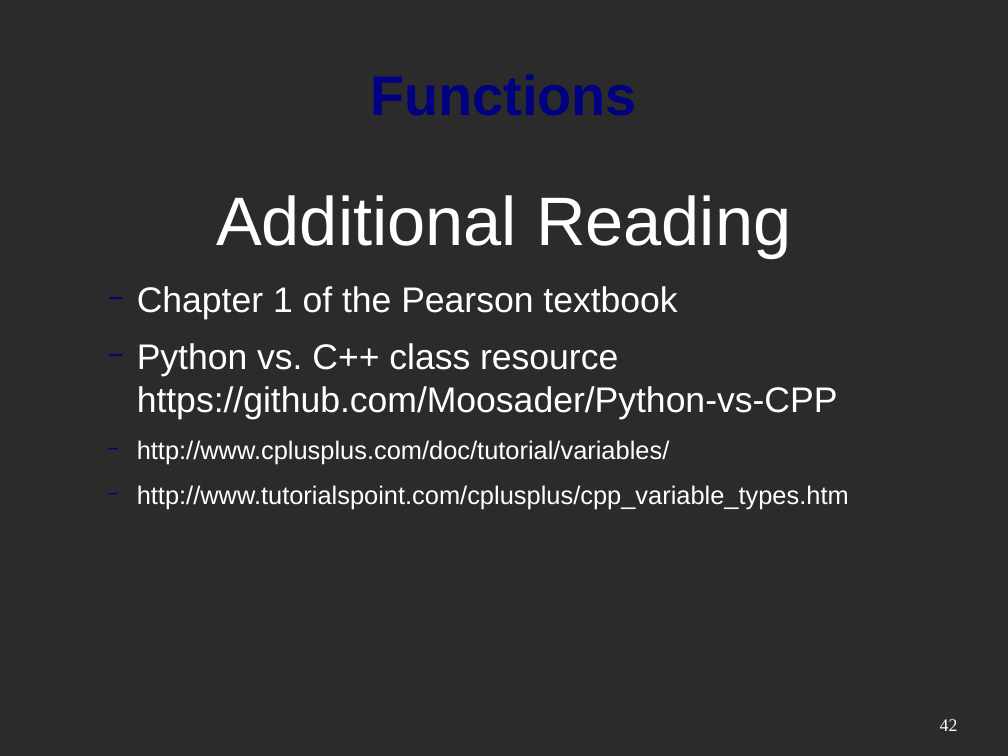
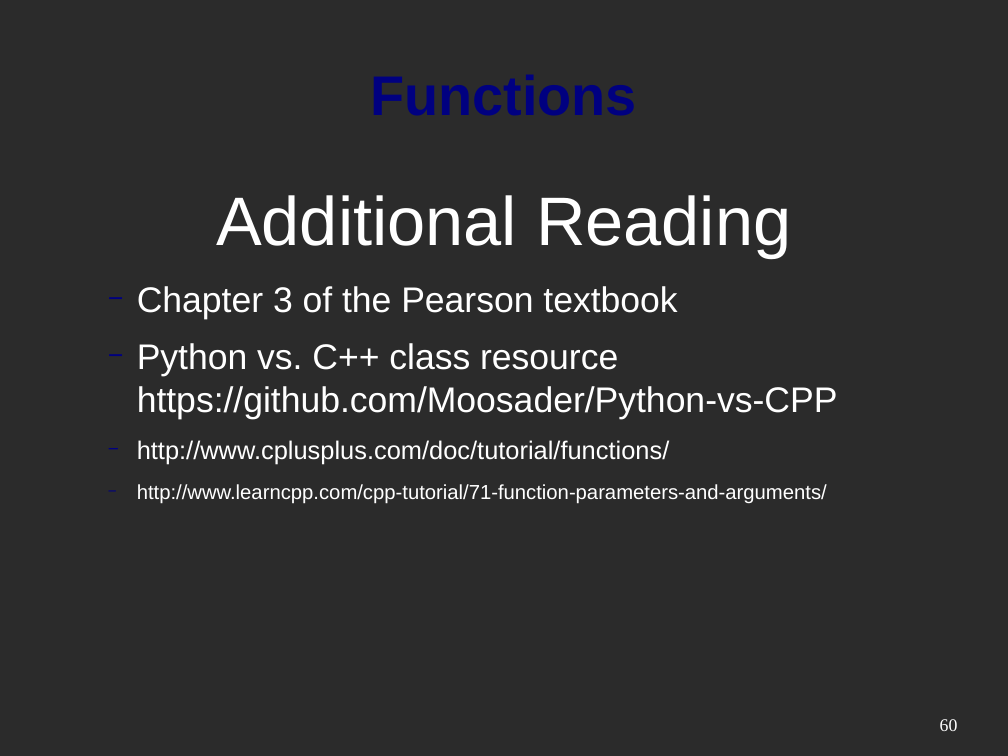
Before and after one commit to mactwist555/CPP-Course, a slide deck: slide 60 of Week 01/Python vs CPP.odp (slide 42 before the commit). Drawn at 1008x756 pixels with LibreOffice and Linux fonts; fonts in the diff are those of the drawing; background and template pictures are left out; a plain dark background stands for a picture behind light text. Boxes give left, top, right and bottom in pixels: in the first picture for what was removed or moved away, otherwise in the second. Text is boxed around its words. In the diff, an @@ line names an element or a change of style, - is before the commit and + after.

```diff
--- a/Week 01/Python vs CPP.odp
+++ b/Week 01/Python vs CPP.odp
@@ text at [137,286,677,320]: text changed @@
-  − Chapter 1 of the Pearson textbook
+  − Chapter 3 of the Pearson textbook
@@ text at [137,440,827,504]: text changed; size 20 to 16 pt @@
-  − http://www.cplusplus.com/doc/tutorial/variables/
-  − http://www.tutorialspoint.com/cplusplus/cpp_variable_types.htm
+  − http://www.cplusplus.com/doc/tutorial/functions/
+  − http://www.learncpp.com/cpp-tutorial/71-function-parameters-and-arguments/
@@ page number at [940,719,958,731]: text changed @@
-42
+60
```
Also in this commit, not shown: 4 other slides changed, 21 slides added, 2 slides removed.
